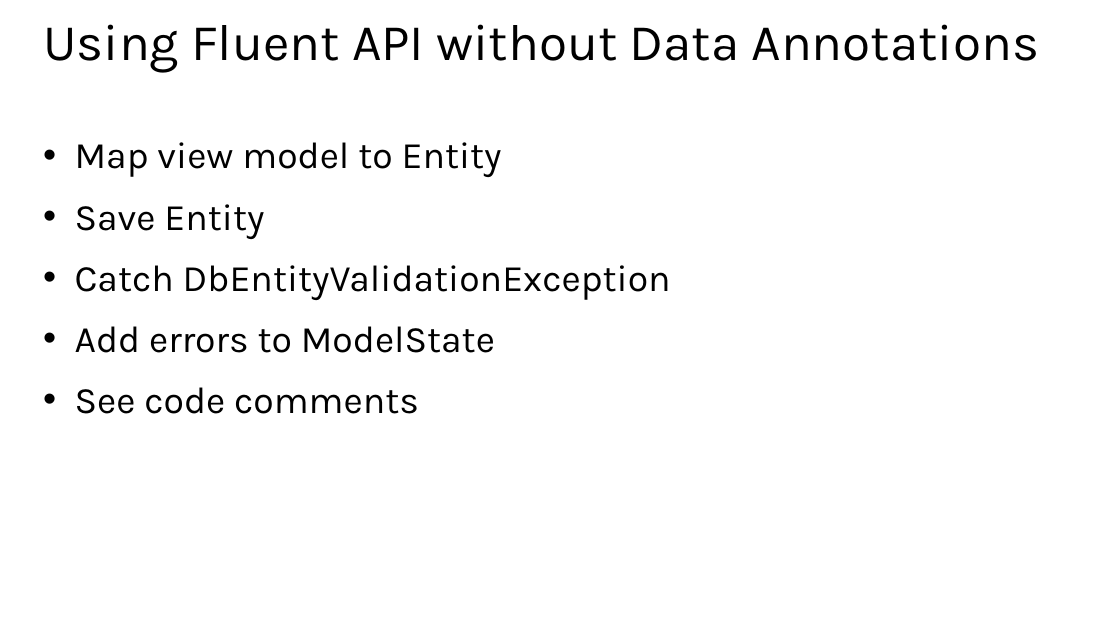
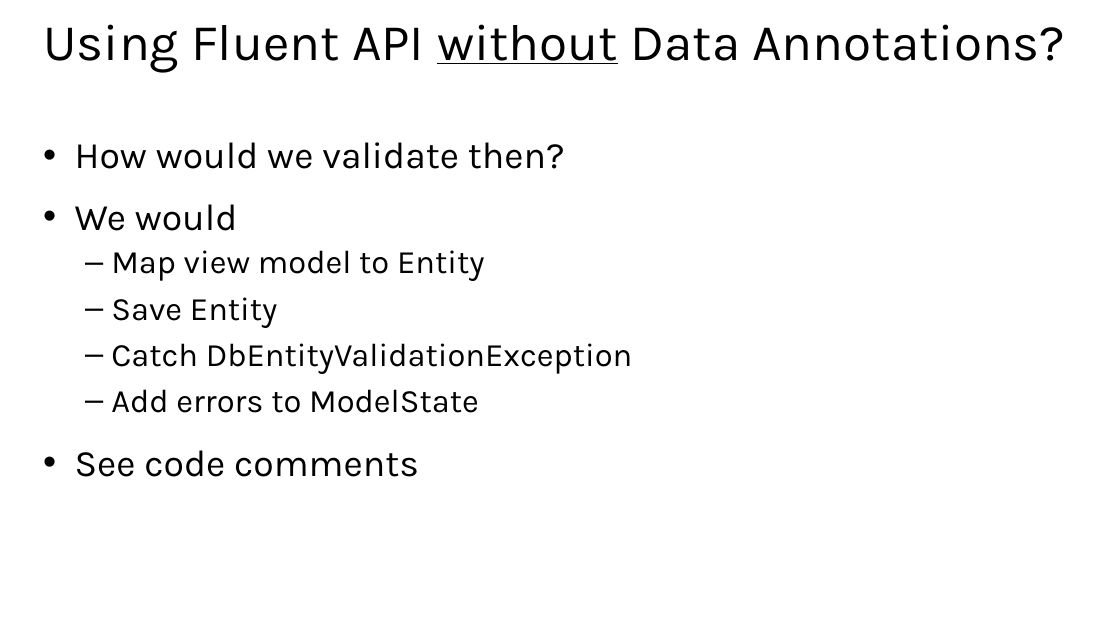
Before and after one commit to xuemiantao/EntityFramework, a slide deck: slide 6 of Slides/04 - Managing the Database.pptx. Drawn at 1120x630 pixels with LibreOffice and Linux fonts; fonts in the diff are those of the drawing. Boxes give left, top, right and bottom in pixels: in the first picture for what was removed or moved away, otherwise in the second. Text is boxed around its words. In the diff, an @@ line names an element or a change of style, - is before the commit and + after.

```diff
--- a/Slides/04 - Managing the Database.pptx
+++ b/Slides/04 - Managing the Database.pptx
@@ title at [43,24,1066,72]: text changed @@
-Using Fluent API without Data Annotations
+Using Fluent API without Data Annotations?
@@ text at [75,142,565,231]: paragraphs added @@
+• How would we validate then?
+• We would
@@ text at [111,250,633,413]: size 32 to 28 pt in "Map view model to Entity", "Save Entity", "Catch DbEntityValidationException", "Add errors to ModelState"; bullet • to –; list level 1 to 2 in "Map view model to Entity"; list level 1 to 2 in "Save Entity"; list level 1 to 2 in "Catch DbEntityValidationException"; list level 1 to 2 in "Add errors to ModelState" @@
```
Also in this commit, not shown: 1 other slide changed, 2 other files.
